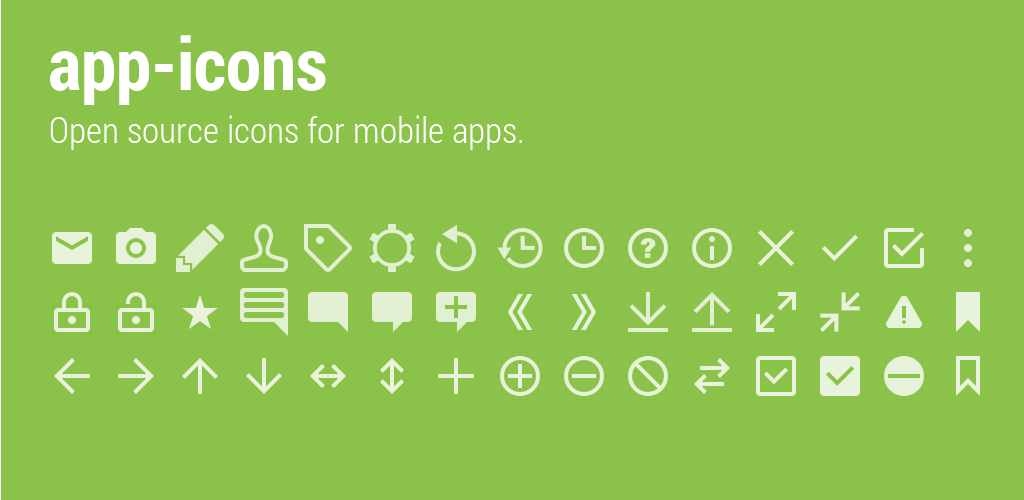
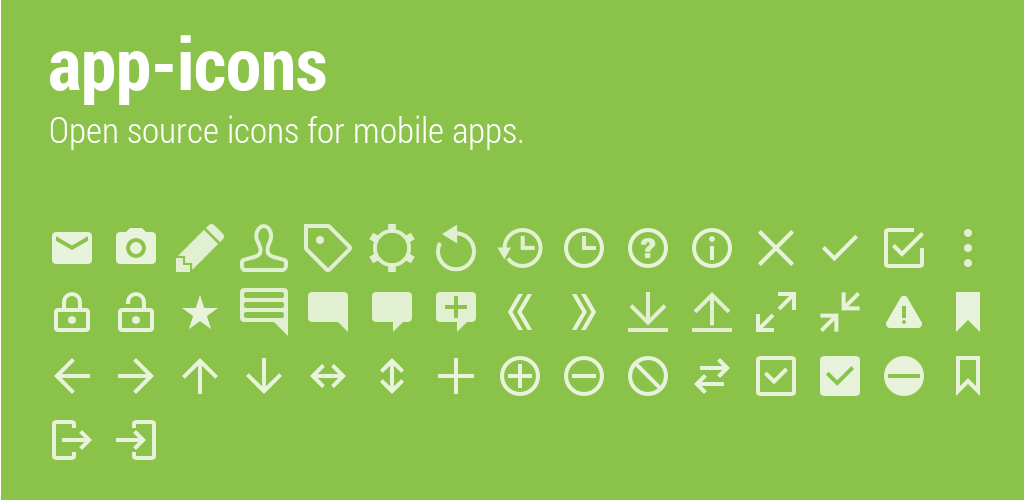
Before/after of a w=1024, h=500 layered artwork. What changed in the layer stack:
added layer "ic_action_import.png" in group "icons" over [116, 420, 156, 460]
added layer "ic_action_export.png" in group "icons" over [52, 420, 92, 460]
